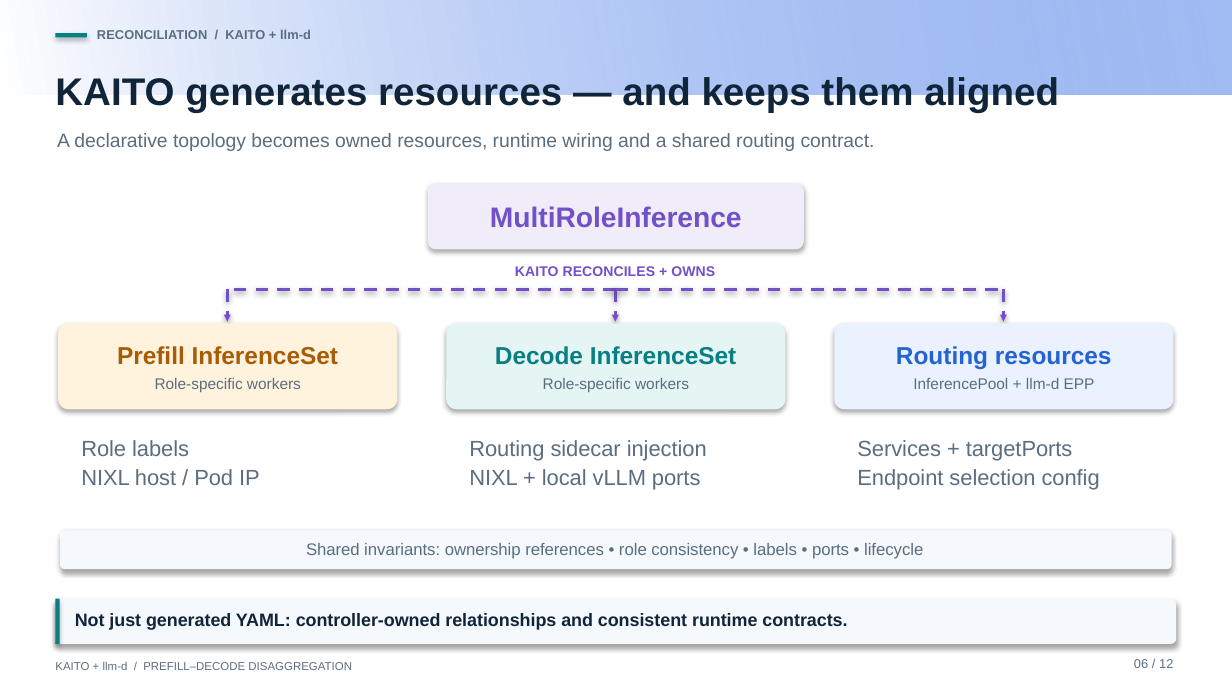
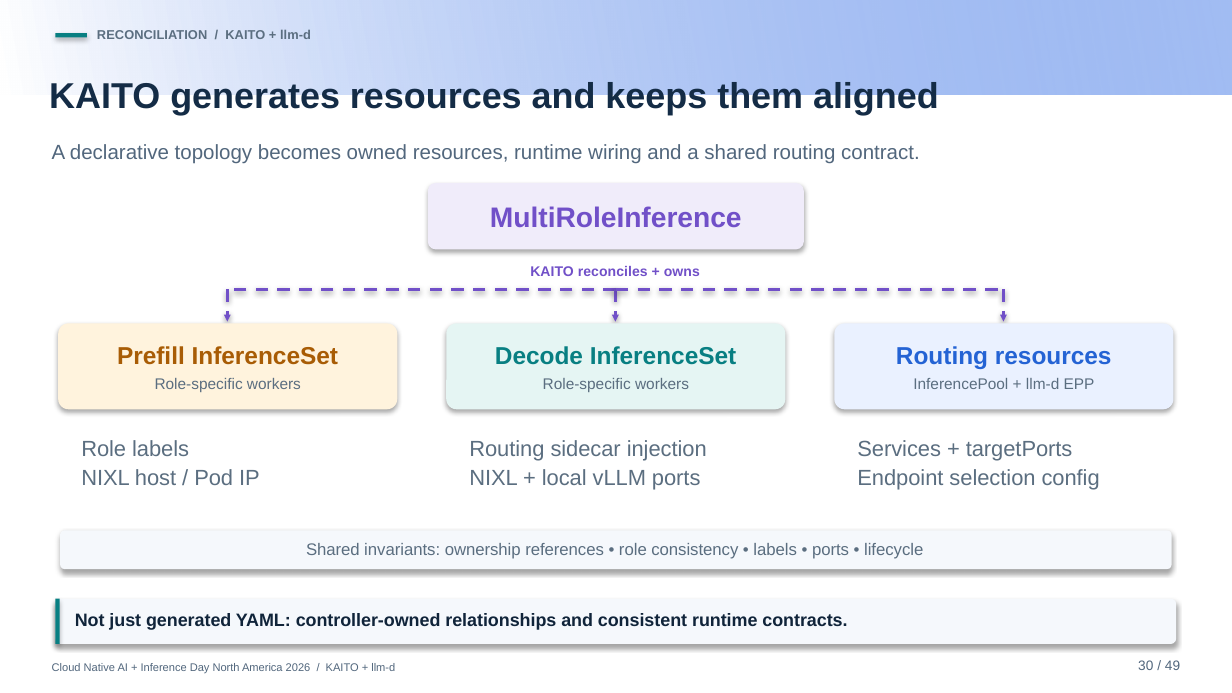
Before and after one commit to andyzhangx/demo, a slide deck: slide 30 of llm/pd-disaggregation/kubecon-na-2026-pd-disaggregation-kaito-llmd.pptx. Drawn at 1232x693 pixels with LibreOffice and Linux fonts; fonts in the diff are those of the drawing; background and template pictures are left out. Boxes give left, top, right and bottom in pixels: in the first picture for what was removed or moved away, otherwise in the second. Text is boxed around its words. In the diff, an @@ line names an element or a change of style, - is before the commit and + after.

```diff
--- a/llm/pd-disaggregation/kubecon-na-2026-pd-disaggregation-kaito-llmd.pptx
+++ b/llm/pd-disaggregation/kubecon-na-2026-pd-disaggregation-kaito-llmd.pptx
@@ text at (49,82,939,115): text changed; size 22.5 to 21 pt; text colour #10243A to #142C46 @@
-KAITO generates resources — and keeps them aligned
+KAITO generates resources and keeps them aligned
@@ text "A declarative topology becomes owned ...": place and size @@
-text "A declarative topology becomes owned ..." at (57,133,875,151)
+text "A declarative topology becomes owned ..." at (52,144,920,164)
@@ text "A declarative topology becomes owned ..." at (52,144,920,164): size 11.2 to 12 pt, text colour #5B6E80 to #52677D @@
@@ text at (530,266,700,276): text changed @@
-KAITO RECONCILES + OWNS
+KAITO reconciles + owns
@@ text removed at (1134,659,1173,668) @@
-06 / 12
@@ text at (52,663,395,673): text changed; size 6.8 to 6.5 pt; text colour #5B6E80 to #52677D @@
-KAITO + llm-d / PREFILL–DECODE DISAGGREGATION
+Cloud Native AI + Inference Day North America 2026 / KAITO + llm-d
@@ text added at (1138,660,1180,670), 8 pt, text #52677D @@
+30 / 49
```
Also in this commit, not shown: 40 other slides changed, 7 slides added, 7 slides removed.
